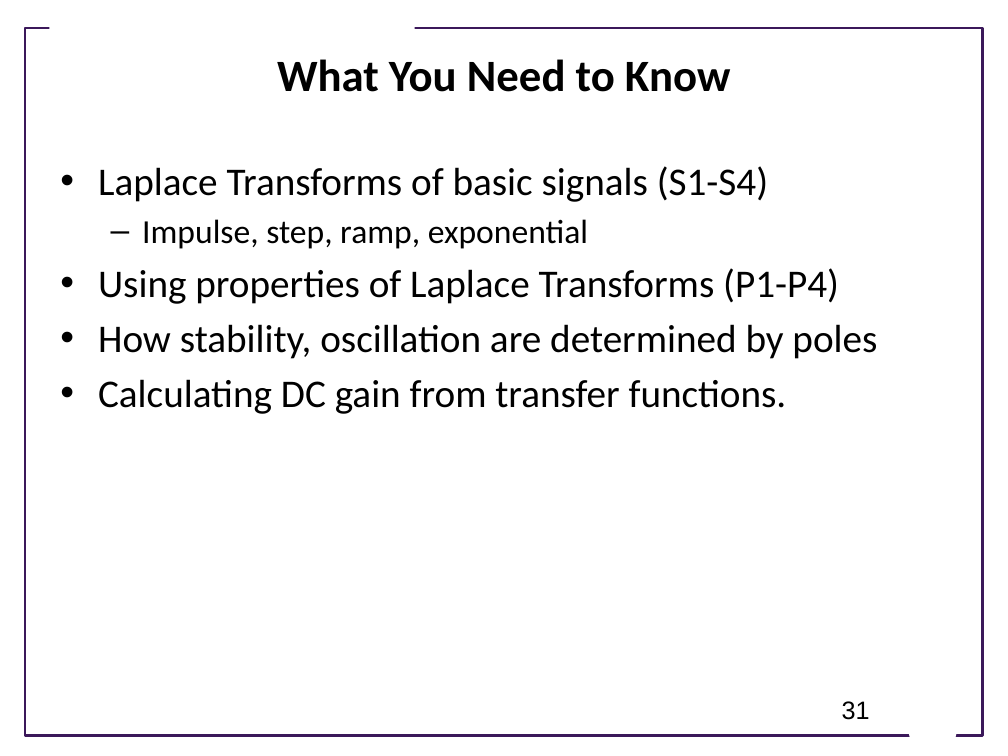
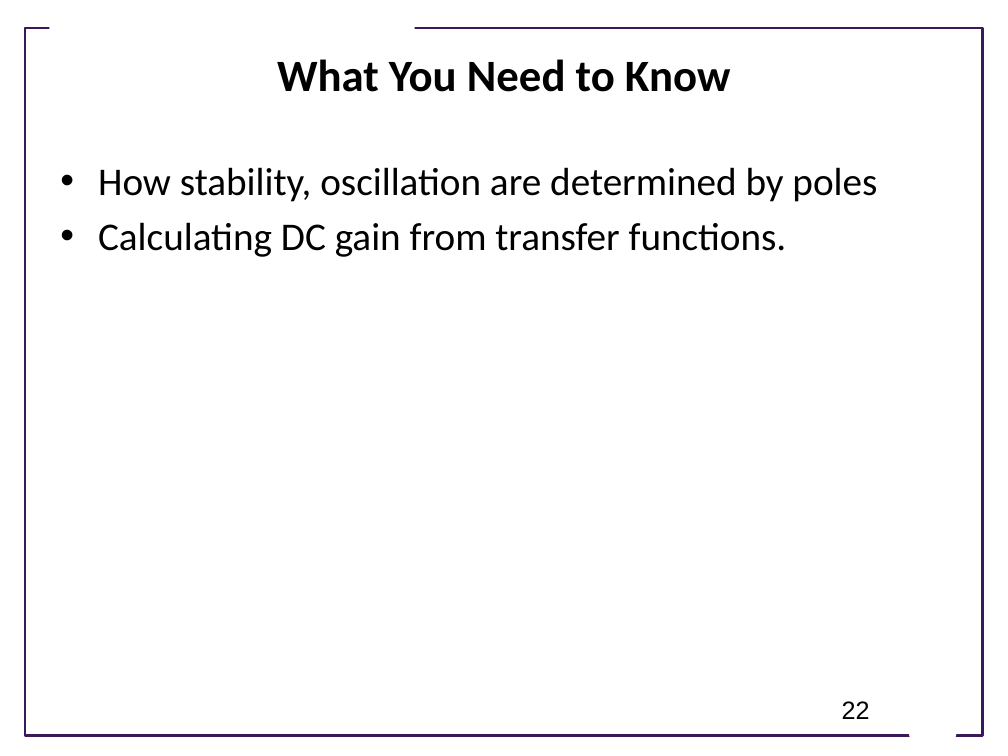
Before and after one commit to joseph-hellerstein/advanced-controls-lectures, a slide deck: slide 22 of lectures/lecture_09-linear_time_invariant_systems/linear_time_invariant_systems.pptx (slide 31 before the commit). Drawn at 1008x756 pixels with LibreOffice and Linux fonts; fonts in the diff are those of the drawing; background and template pictures are left out. Boxes give left, top, right and bottom in pixels: in the first picture for what was removed or moved away, otherwise in the second. Text is boxed around its words. In the diff, an @@ line names an element or a change of style, - is before the commit and + after.

```diff
--- a/lectures/lecture_09-linear_time_invariant_systems/linear_time_invariant_systems.pptx
+++ b/lectures/lecture_09-linear_time_invariant_systems/linear_time_invariant_systems.pptx
@@ text at <box>98,166,839,304</box>: paragraphs removed @@
-• Laplace Transforms of basic signals (S1-S4)
-  – Impulse, step, ramp, exponential
-• Using properties of Laplace Transforms (P1-P4)
@@ page number at <box>842,701,870,719</box>: text changed @@
-31
+22
```
Also in this commit, not shown: 4 other slides changed, 3 slides added, 1 slide removed, 8 other files.
